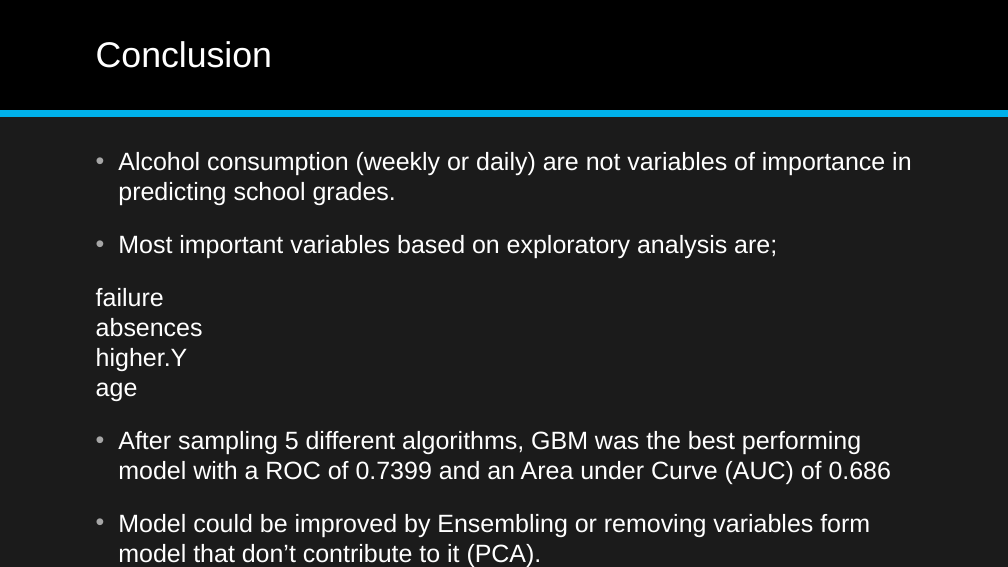
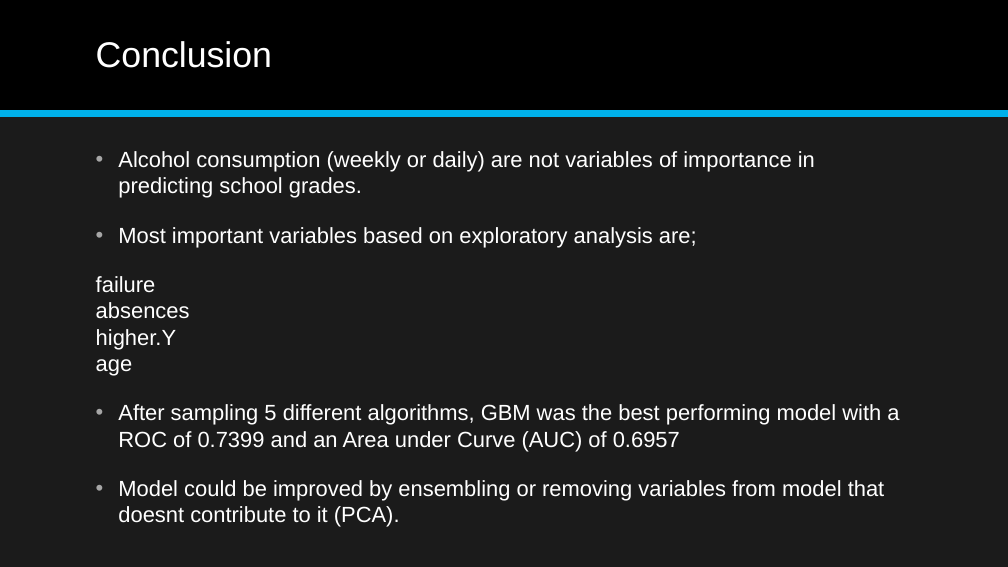
Before and after one commit to aajunwa/capstone, a slide deck: slide 21 of Student Alcohol Consumption Data Science Project.pptx. Drawn at 1008x567 pixels with LibreOffice and Linux fonts; fonts in the diff are those of the drawing. Boxes give left, top, right and bottom in pixels: in the first picture for what was removed or moved away, otherwise in the second. Text is boxed around its words. In the diff, an @@ line names an element or a change of style, - is before the commit and + after.

```diff
--- a/Student Alcohol Consumption Data Science Project.pptx
+++ b/Student Alcohol Consumption Data Science Project.pptx
@@ text at bbox=[96, 151, 815, 376]: size 23.8 to 20.9 pt in "Alcohol consumption (weekly or daily) are not ...", "Most important variables based on exploratory analysis ...", "failure absences higher.Y age" @@
@@ text at bbox=[118, 404, 899, 527]: text changed; size 23.8 to 20.9 pt @@
-• After sampling 5 different algorithms, GBM was the best performing model with a ROC of 0.7399 and an Area under Curve (AUC) of 0.686
-• Model could be improved by Ensembling or removing variables form model that don’t contribute to it (PCA).
+• After sampling 5 different algorithms, GBM was the best performing model with a ROC of 0.7399 and an Area under Curve (AUC) of 0.6957
+• Model could be improved by ensembling or removing variables from model that doesnt contribute to it (PCA).
```
Also in this commit, not shown: 1 other slide changed, 1 slide added, 6 slides removed, 7 other files.
